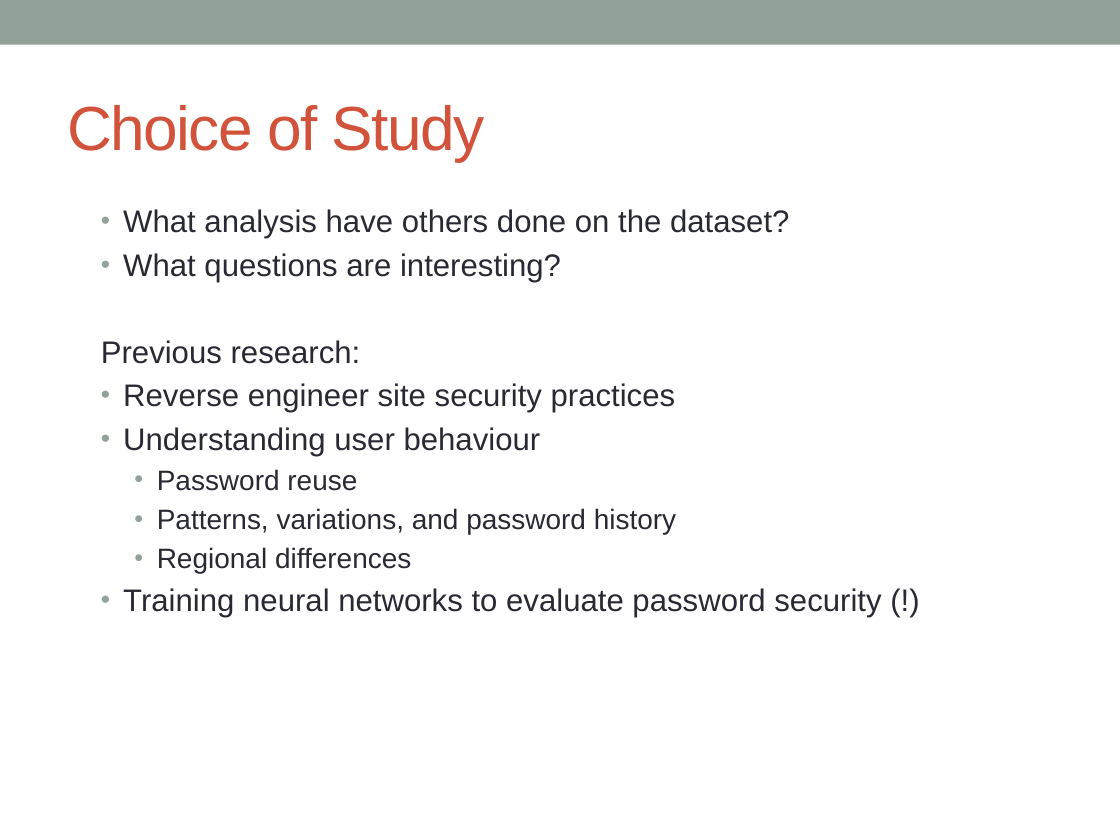
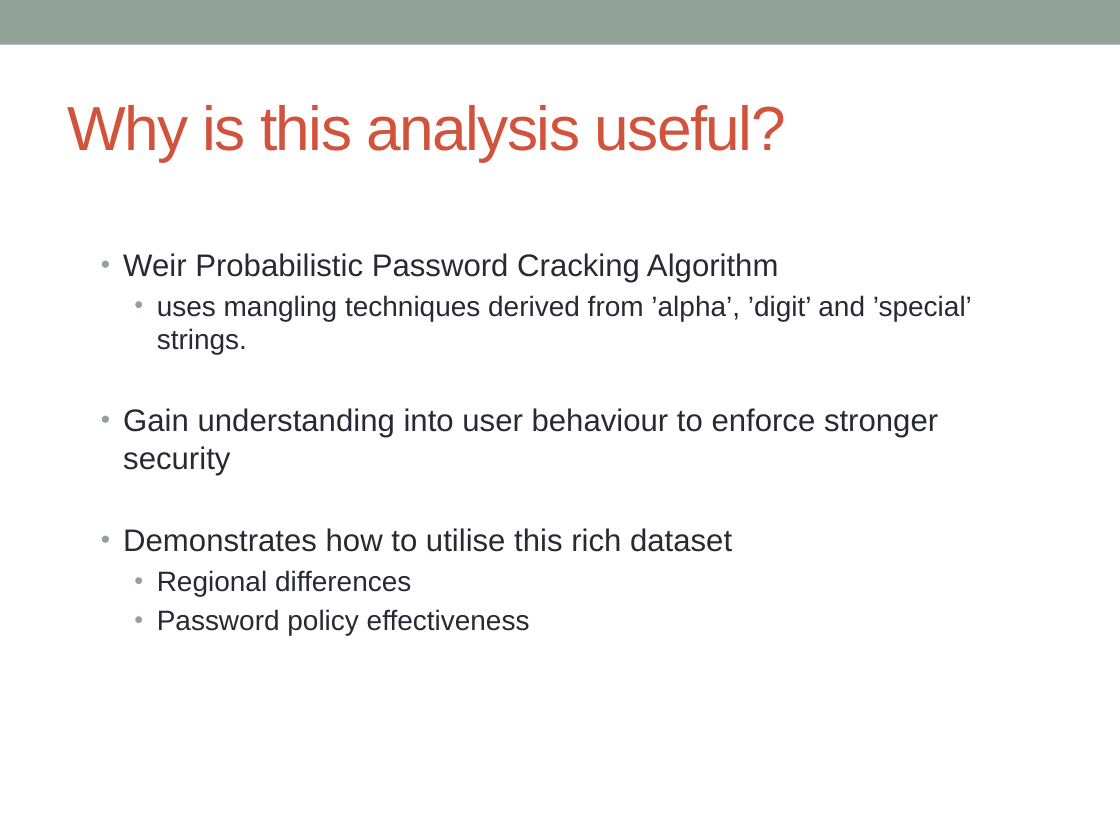
Before and after one commit to ldsa-project-g2/passwords, a slide deck: slide 10 of presentation/group_presentation.pptx. Drawn at 1120x840 pixels with LibreOffice and Linux fonts; fonts in the diff are those of the drawing. Boxes give left, top, right and bottom in pixels: in the first picture for what was removed or moved away, otherwise in the second. Text is boxed around its words. In the diff, an @@ line names an element or a change of style, - is before the commit and + after.

Commit message:
Insight into scientific usefulness slide added.

```diff
--- a/presentation/group_presentation.pptx
+++ b/presentation/group_presentation.pptx
@@ title at (67, 105, 785, 162): text changed @@
-Choice of Study
+Why is this analysis useful?
@@ text at (123, 253, 972, 552): text changed @@
-  • What analysis have others done on the dataset?
-  • What questions are interesting?
-  Previous research:
-  • Reverse engineer site security practices
-  • Understanding user behaviour
-    • Password reuse
-    • Patterns, variations, and password history
+  • Weir Probabilistic Password Cracking Algorithm
+    • uses mangling techniques derived from ’alpha’, ’digit’ and ’special’ strings.
+  • Gain understanding into user behaviour to enforce stronger security
+  • Demonstrates how to utilise this rich dataset
@@ text at (157, 609, 530, 636): text changed; size 20 to 18 pt @@
-  • Training neural networks to evaluate password security (!)
+    • Password policy effectiveness
```
